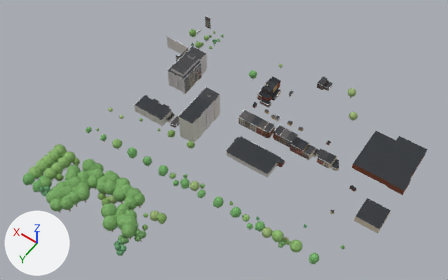
One commit to the glTF model viewer/districts/2050-linkeroever/chunks/c_1_-1.glb: the scene before it, then after it.
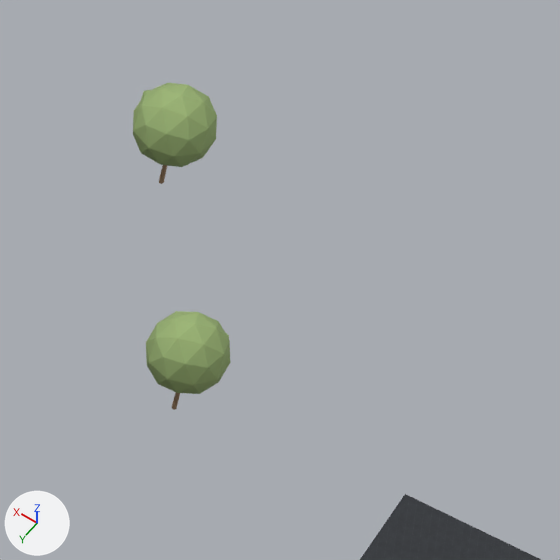
The first picture shows the older version from a camera (50 mm lens) standing at (202.0, 142.0, 446.0) and looking at (395.0, -128.0, 22.0). The close-ups show the older and then the newer version on the part from 75% to 87% of the width and 28% to 49% of the height of that picture. Only the edits that show in the close-ups are written down. The axes (+X, +Y, +Z) are drawn at lower left. The lights are the same throughout. Where no turn or scale is listed for an object, it has been applied to the vertices.

In view in the first close-up: 'bldg_6004176044_roof', 'tree_round_1.008', 'tree_round_1.009'.
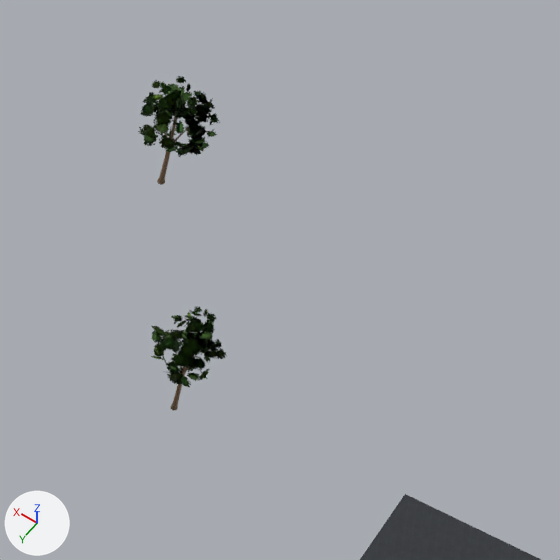
Location of each change, (x1, y1, x2, y2) in pixels of the close-ups (560 x 560 px):
'tree_round_1.009', deleted (green): before (133, 83, 217, 184)
'tree_round_1.008', deleted (green): before (146, 311, 230, 410)
'tree_round_mature.018', added: after (138, 76, 219, 185)
'tree_round_mature.017', added: after (147, 306, 227, 410)

What the commit changed:
Picture 'leaf_atlas' (img_leaf_atlas) is new.
Material 'canopy_tree' (mat_canopy_tree) is new.
Uses the picture img_leaf_atlas.
Mesh me_tree_round_mature is new.
It has 510 vertices, 298 faces and spans x -0.69..0.69, y -0.7..0.7, z -1.0..1.0.
It uses material mat_canopy_tree.
Object 'tree_round_1.008' (ob_tree_round_1_008) is deleted.
Object 'tree_round_1.009' (ob_tree_round_1_009) is deleted.
Object 'tree_round_mature.018' (ob_tree_round_mature_018) is new; it shows me_tree_round_mature.
Its parent is ob_trees_1__1_2.
Its location is (-163.5, -219.7, 6.716).
Its rotation in degrees is (0, 0, -81).
Its scale is (6.43, 6.43, 6.72).
Object 'tree_round_mature.017' (ob_tree_round_mature_017) is new; it shows me_tree_round_mature.
Its parent is ob_trees_1__1_2.
Its location is (-178.2, -194.6, 6.596).
Its rotation in degrees is (0, 0, -144).
Its scale is (5.93, 5.93, 6.6).
